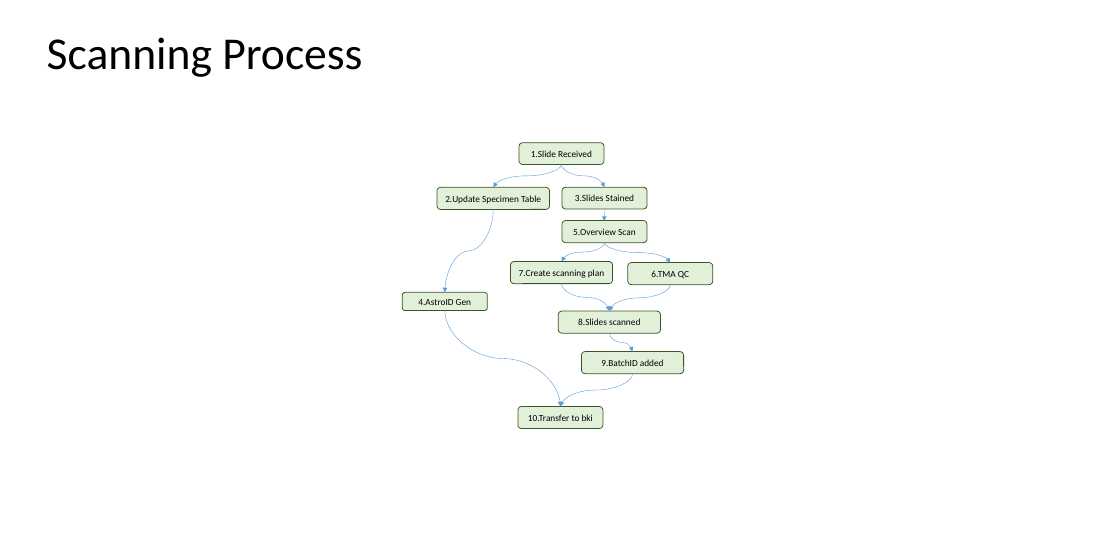
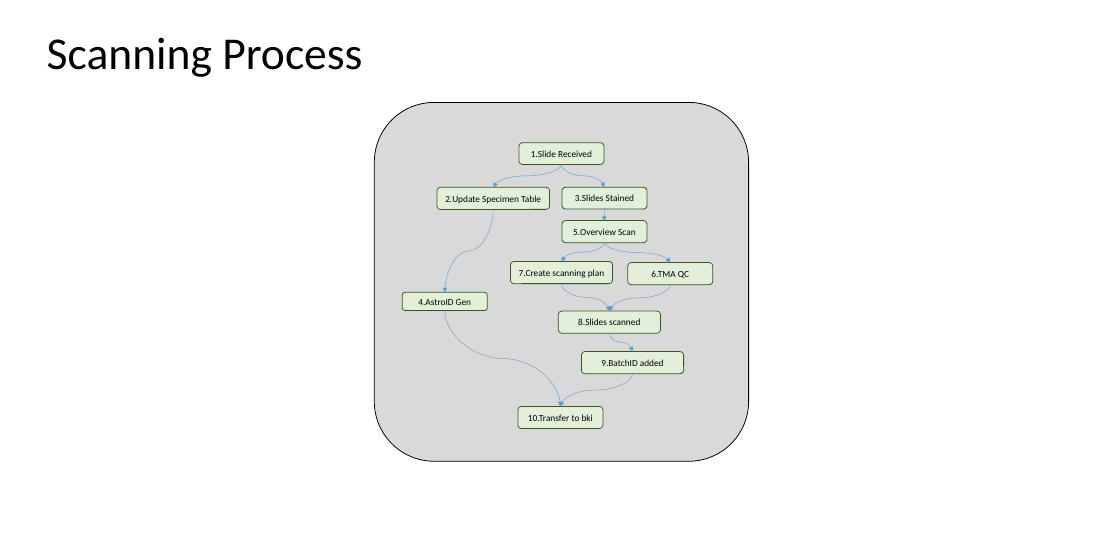
Before and after one commit to AstroPathJHU/AstroPathPipeline, a slide deck: slide 1 of documents/Sample Workflow Dependency.pptx. Drawn at 1120x560 pixels with LibreOffice and Linux fonts; fonts in the diff are those of the drawing. Boxes give left, top, right and bottom in pixels: in the first picture for what was removed or moved away, otherwise in the second. Text is boxed around its words. In the diff, an @@ line names an element or a change of style, - is before the commit and + after.

```diff
--- a/documents/Sample Workflow Dependency.pptx
+++ b/documents/Sample Workflow Dependency.pptx
@@ rounded rectangle added at (x1=374, y1=102, x2=748, y2=461), fill #D9D9D9, outline #000000 1 pt @@
```
Also in this commit, not shown: 1 other slide changed, 1 slide removed.
